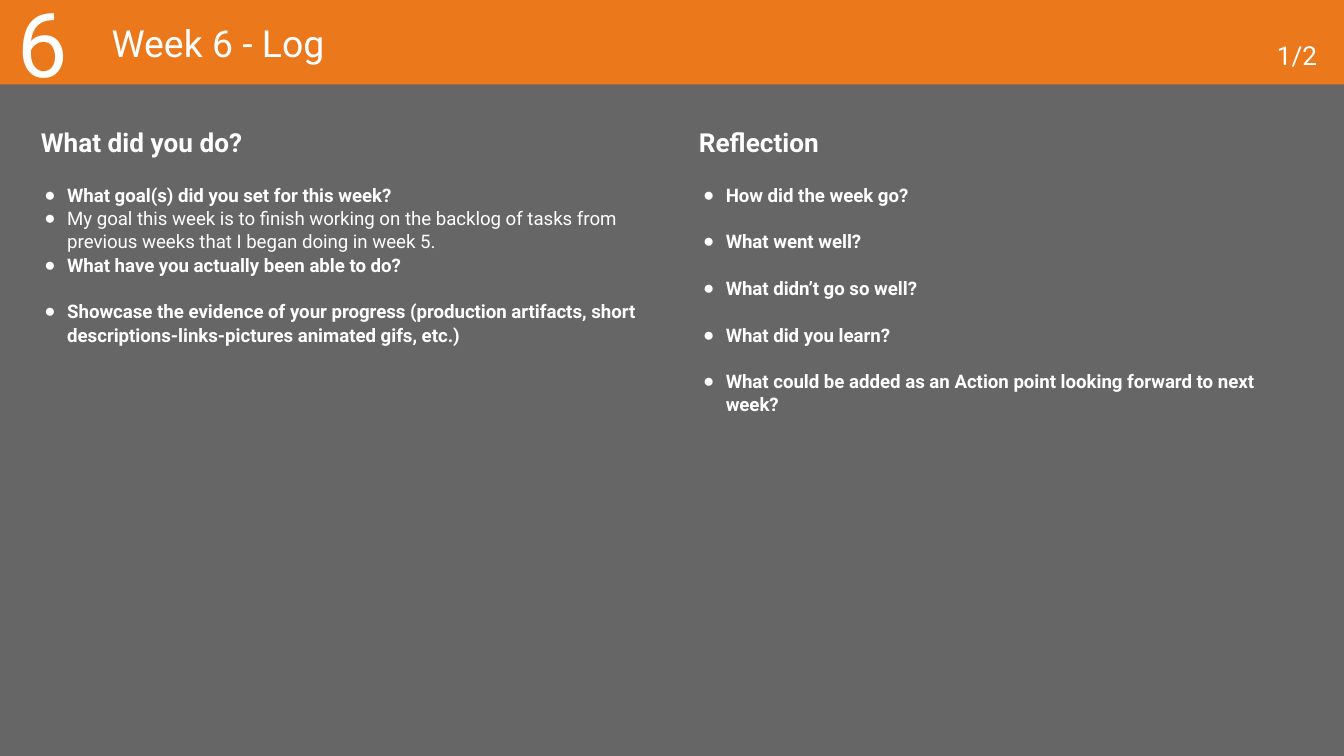
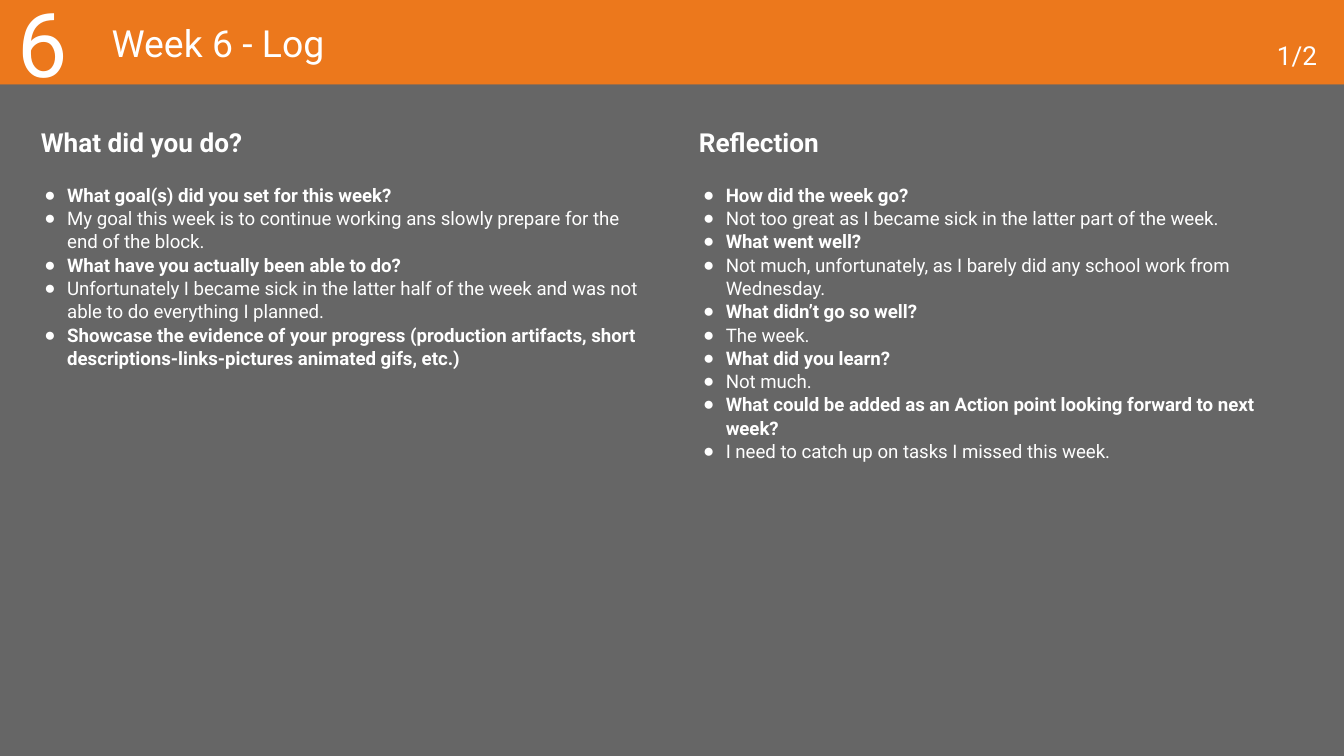
Before and after one commit to MaksBurchard240894/HFG7, a slide deck: slide 19 of Deliverables/Learning Log - Y1B-2024-25_ADSAI.pptx. Drawn at 1344x756 pixels with LibreOffice and Linux fonts; fonts in the diff are those of the drawing. Boxes give left, top, right and bottom in pixels: in the first picture for what was removed or moved away, otherwise in the second. Text is boxed around its words. In the diff, an @@ line names an element or a change of style, - is before the commit and + after.

```diff
--- a/Deliverables/Learning Log - Y1B-2024-25_ADSAI.pptx
+++ b/Deliverables/Learning Log - Y1B-2024-25_ADSAI.pptx
@@ text at [67,211,619,248]: text changed @@
-● My goal this week is to finish working on the backlog of tasks from previous weeks that I began doing in week 5.
+● My goal this week is to continue working ans slowly prepare for the end of the block.
@@ text at [726,211,1219,229]: paragraph added @@
+● Not too great as I became sick in the latter part of the week.
@@ text at [726,258,1230,299]: paragraph added @@
+● Not much, unfortunately, as I barely did any school work from Wednesday.
@@ text at [67,281,637,322]: paragraph added @@
+● Unfortunately I became sick in the latter half of the week and was not able to do everything I planned.
@@ text at [726,328,810,342]: paragraph added @@
+● The week.
@@ text at [726,374,811,388]: paragraph added @@
+● Not much.
@@ text at [726,444,1110,462]: paragraph added @@
+● I need to catch up on tasks I missed this week.
```
Also in this commit, not shown: 6 other slides changed, 9 other files.
